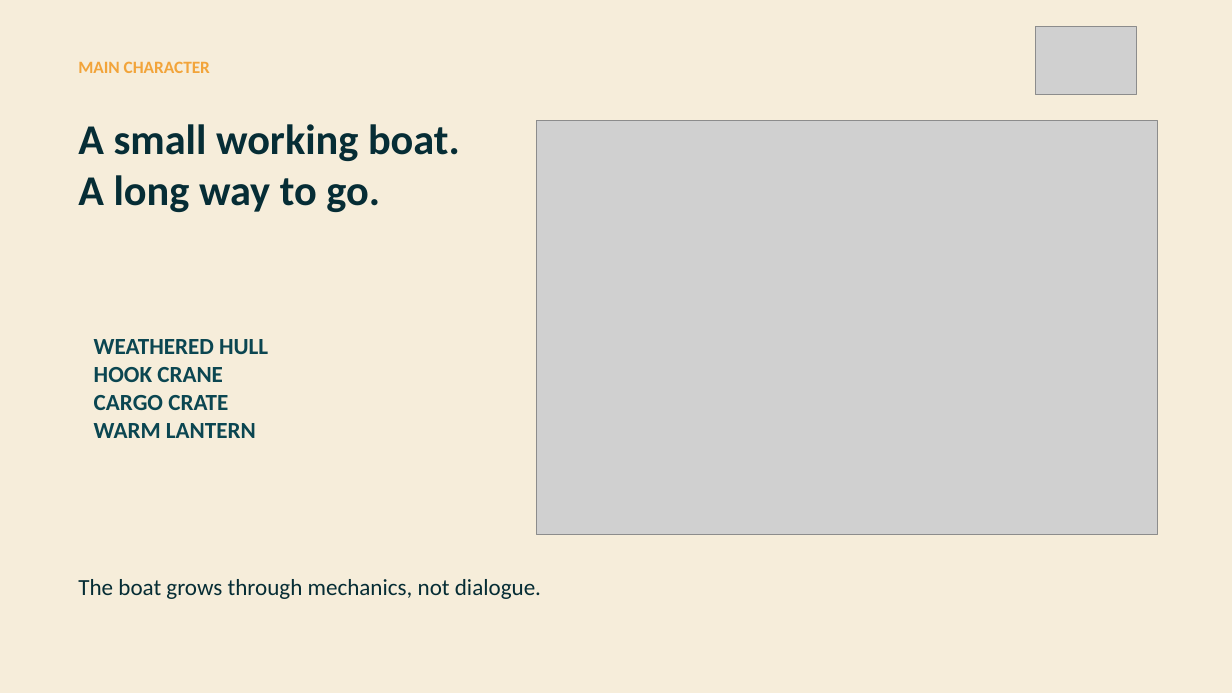
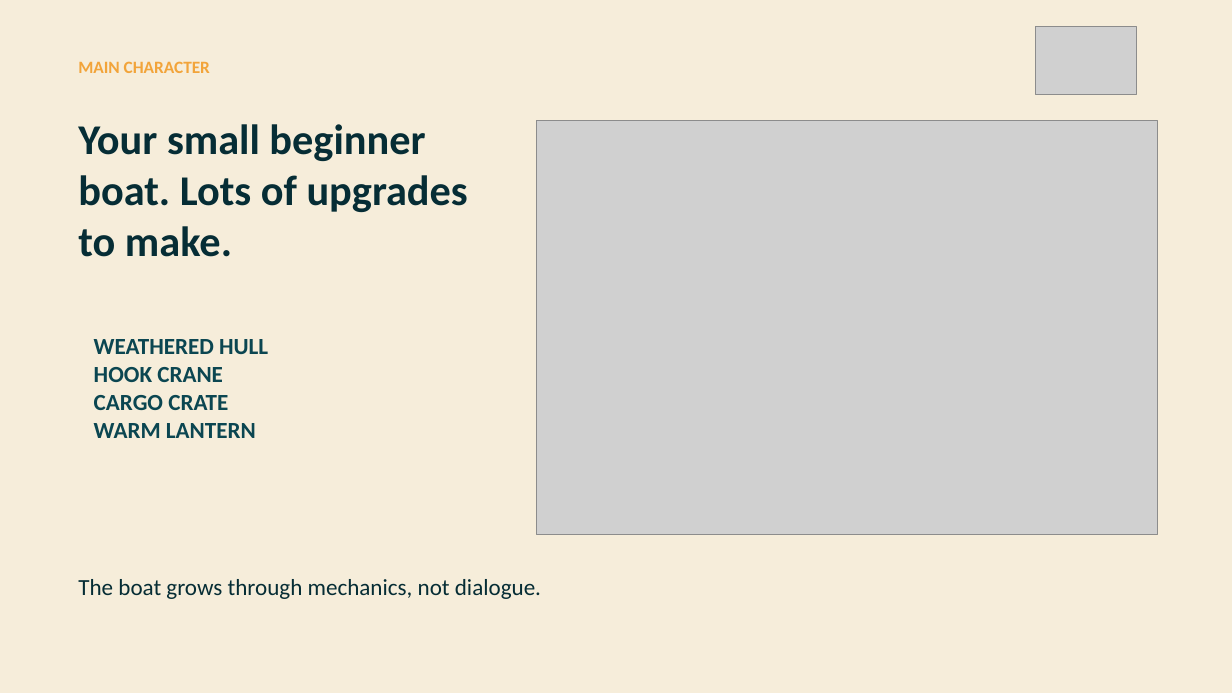
Before and after one commit to Prunty2/GameCompNew, a slide deck: slide 4 of output/presentation/FSHING-Elevator-Pitch.pptx. Drawn at 1232x693 pixels with LibreOffice and Linux fonts; fonts in the diff are those of the drawing; grey boxes stand for pictures. Boxes give left, top, right and bottom in pixels: in the first picture for what was removed or moved away, otherwise in the second. Text is boxed around its words. In the diff, an @@ line names an element or a change of style, - is before the commit and + after.

Commit message:
docs: revise pitch character headline

```diff
--- a/output/presentation/FSHING-Elevator-Pitch.pptx
+++ b/output/presentation/FSHING-Elevator-Pitch.pptx
@@ text at box(78, 124, 468, 257): text changed @@
-A small working boat.
-A long way to go.
+Your small beginner boat. Lots of upgrades to make.
```
